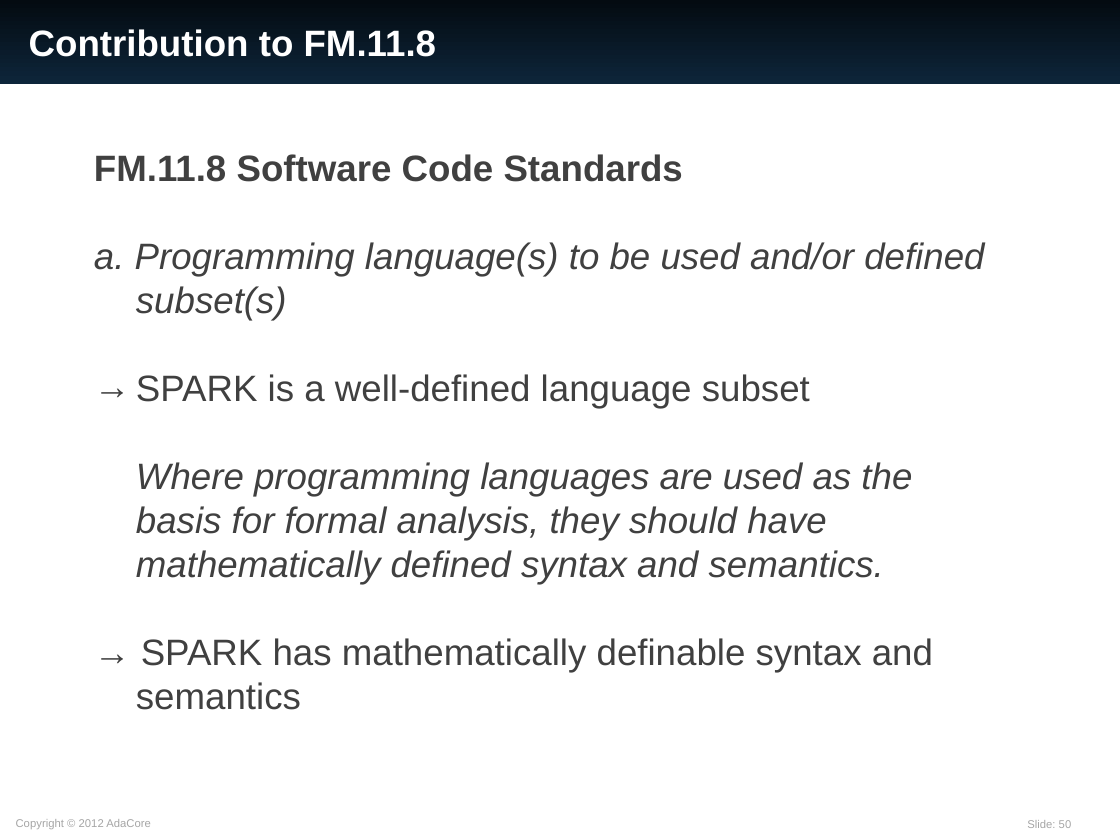
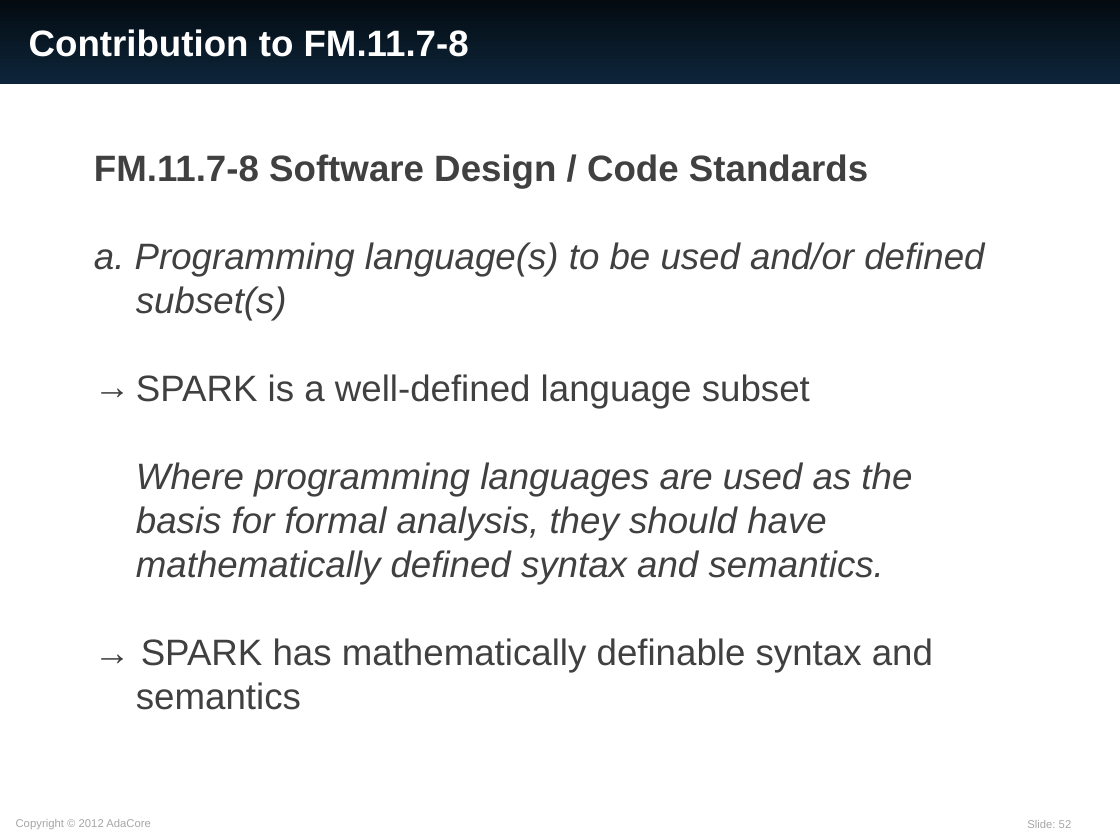
Before and after one commit to AdaCore/spark2014, a slide deck: slide 52 of slides/EASA_20160309/SPARK_2014.ppt (slide 50 before the commit). Drawn at 1120x840 pixels with LibreOffice and Linux fonts; fonts in the diff are those of the drawing. Boxes give left, top, right and bottom in pixels: in the first picture for what was removed or moved away, otherwise in the second. Text is boxed around its words. In the diff, an @@ line names an element or a change of style, - is before the commit and + after.

```diff
--- a/slides/EASA_20160309/SPARK_2014.ppt
+++ b/slides/EASA_20160309/SPARK_2014.ppt
@@ title at [29, 29, 469, 57]: text changed @@
-Contribution to FM.11.8
+Contribution to FM.11.7-8
@@ text at [94, 154, 868, 188]: text changed @@
-FM.11.8 Software Code Standards
+FM.11.7-8 Software Design / Code Standards
@@ page number at [1027, 820, 1072, 828]: text changed @@
-Slide: 50
+Slide: 52
```
Also in this commit, not shown: 9 other slides changed, 3 slides added.
